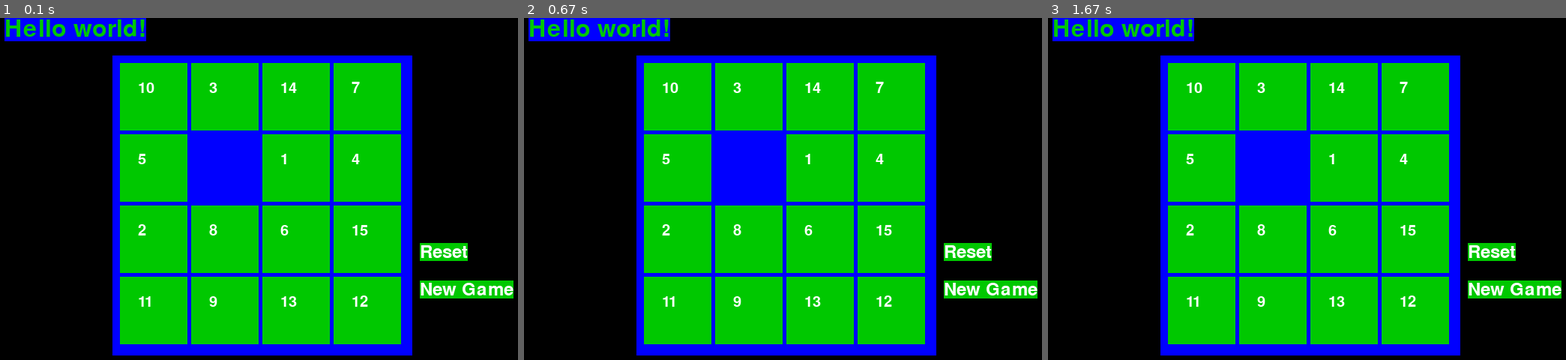
Above: before the commit, frames 1-3 (left to right).
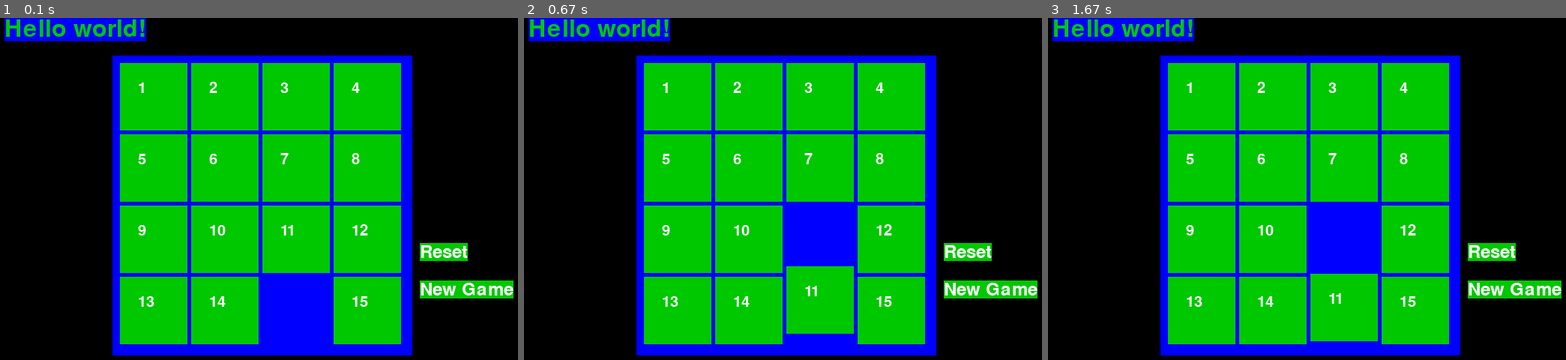
Above: after the commit, the same moments.

Repository: KKBrown23/Making-Games-with-Python-and-PyGame
Game: pygame game, started from chapter_4/app.py
Two runs of this game, one before a commit and one after it. Both use one fixed random seed, a clock stepped at 60 frames per second and the inputs below.
Inputs (mouse positions are in pixels of both pictures, inside the frame that each line leads up to):
- Up to frame 1 (0.1 s): no input
- Up to frame 2 (0.67 s): click (788, 206) at 0.38 s
- Up to frame 3 (1.67 s): no input

The runs differ from the first frame. In frame 1, 5.7% of the frame differs, in the area x 26-72%, y 18-96%; in frame 2, 6.0%; in frame 3, 5.9%.

Commit message:
checkboard done

Diff:
--- a/chapter_4/app.py
+++ b/chapter_4/app.py
@@ -1,9 +1,7 @@
 import pygame, sys
 from pygame.locals import *
 import random, time
-# Homework
-# at the decalartion of the click handler part of the code check if the animation_running variable is true => continue
-# when the animation ends set the variable  animation_running to False
+
 CANVAS_WIDTH = 700
 CANVAS_HEIGHT = 500
 COL_NUMBER = 4
@@ -22,10 +20,10 @@
 PURPLE = (255, 0, 255)
 CYAN = ( 0, 255, 255)
 animation_running = False
-BOARD_DATA = [   [10,3,14,7],
-                 [5,0,1,4],
-                 [2,8,6,15],
-                 [11,9,13,12]]
+BOARD_DATA = [   [1,2,3,4],
+                 [5,6,7,8],
+                 [9,10,11,12],
+                 [13,14,0,15]]
 pygame.init()
 clock = pygame.time.Clock()
 
@@ -60,7 +58,6 @@
                 textRectObj = textSurf.get_rect()
                 textRectObj.topleft=(drawing_x + (TALE_SIZE/ 4)  , drawing_y + (TALE_SIZE/4) )
                 DISPLAYSURF.blit(textSurf, textRectObj)
-                print(board_data[x][y])
             drawing_x += TALE_SIZE
         drawing_y += TALE_SIZE
 draw_board(board_data=BOARD_DATA)
@@ -94,7 +91,7 @@
         if direction == 'RIGHT':
             BOARD_DATA[row][column+1] = BOARD_DATA[row][column]
             BOARD_DATA[row][column] = 0
-
+        print(check_data(BOARD_DATA))
         tale_to_animate_column = None
         tale_to_animate_row = None
         direction = None
@@ -136,9 +133,18 @@
         textRectObj.topleft=(x_coord + (TALE_SIZE/ 4) - movement , y_coord + (TALE_SIZE/4))
         DISPLAYSURF.blit(textSurf, textRectObj)
         movement += 5
-    # Homework if direction is 'UP' substruct the movment from the y_coord
-    # add move 'Left'
-    # add move 'Right'
+
+def check_data(board_data):
+    correct_number = 1
+    for row in range(0, len(board_data)):
+        for col in range(0, len(board_data[row])):
+            if(row == ROW_NUMBER - 1 and col == COL_NUMBER - 1):
+                return True
+            current_element = board_data[row][col]
+            if(current_element != correct_number):
+                return False
+            correct_number += 1
+    return True
 
 def check_movement(row, column, board_data):
     # check up
@@ -170,24 +176,11 @@
             movement = 1
             col_index = int((pos[0] - STARTING_X) / TALE_SIZE)
             row_index = int((pos[1] - STARTING_Y) / TALE_SIZE)
-            print(row_index, col_index)
             direction = check_movement(row_index, col_index, BOARD_DATA)
-            print(direction)
             if(direction != None):
                 tale_to_animate_row = row_index
                 tale_to_animate_column = col_index
-            print(tale_to_animate_row, tale_to_animate_column)
 
     animate(tale_to_animate_row,tale_to_animate_column,direction)
-            # row_index = int(pos[1] / BOX_H)
-            # col_index = int(pos[0] / BOX_W)
-            # HMRK
-            # show the shape
-            # show_shape(row_index, col_index)
-            # pygame.time.delay(2000)
-            # Find the data for the shape in the board data
-            # Search by row index and column index
-            # Find the x1, y1, x2 and y2 using the formulas
-            # Draw the shape on the screen
-            # check_combination
+
     pygame.display.update()
